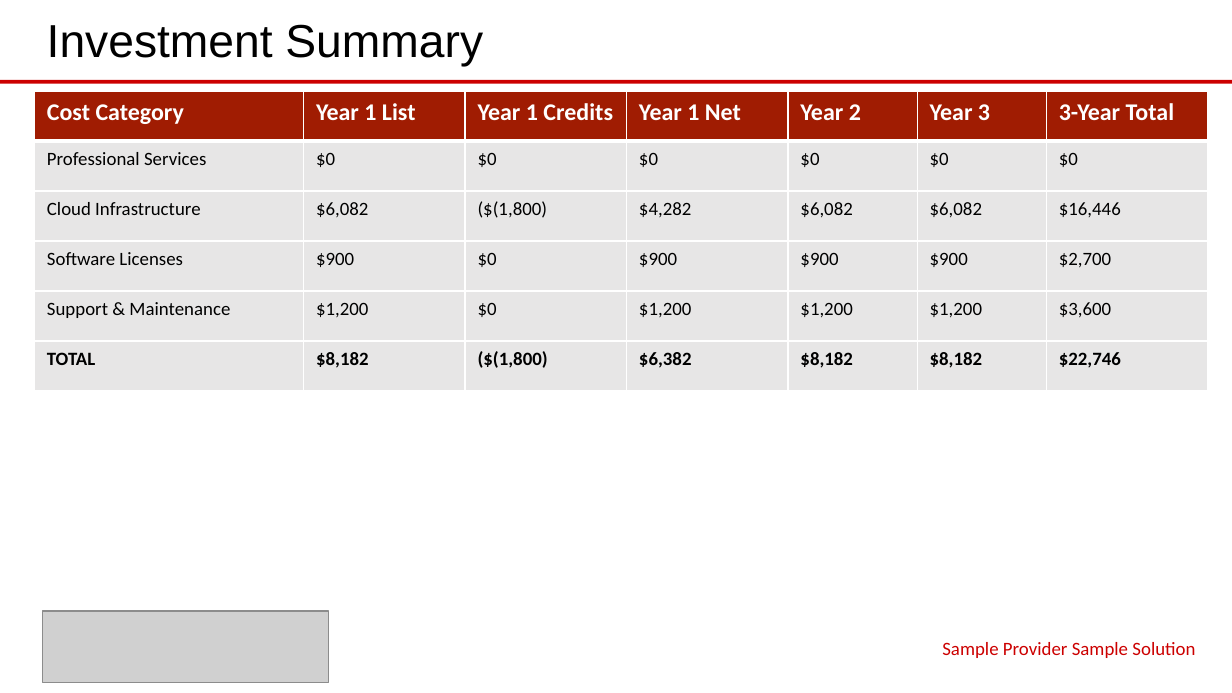
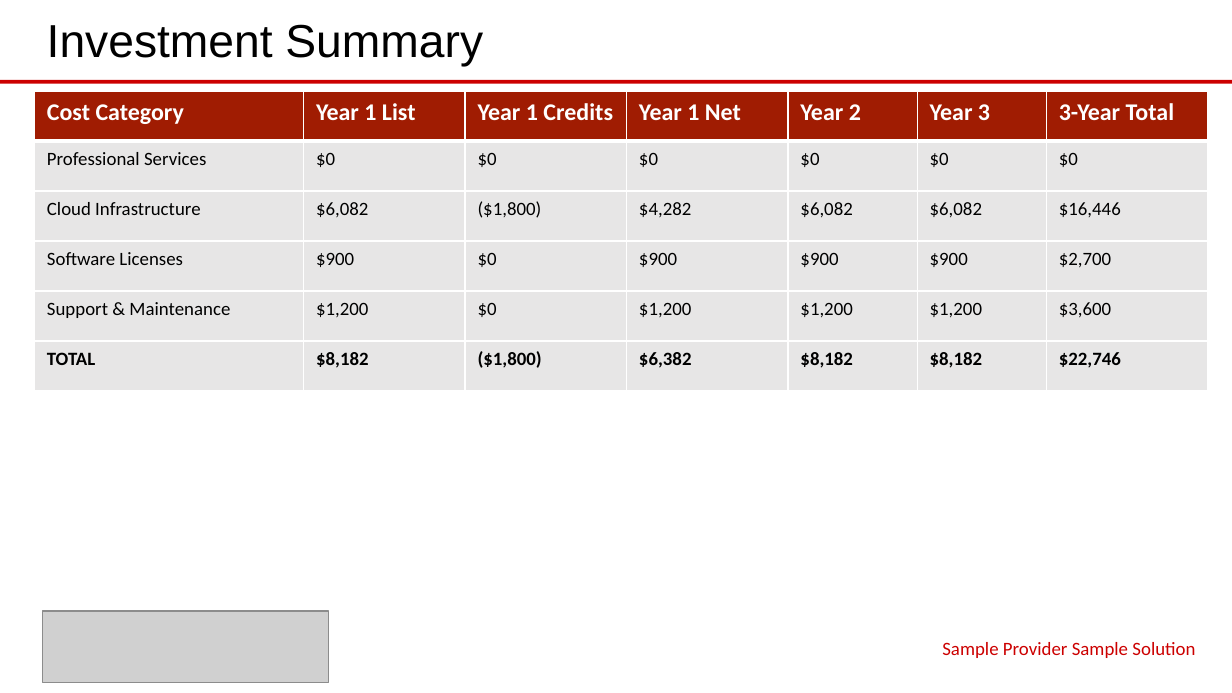
Before and after one commit to eoframework/solutions, a slide deck: slide 9 of solution-template/sample-provider/sample-category/sample-solution/presales/solution-briefing.pptx. Drawn at 1232x693 pixels with LibreOffice and Linux fonts; fonts in the diff are those of the drawing; grey boxes stand for pictures. Boxes give left, top, right and bottom in pixels: in the first picture for what was removed or moved away, otherwise in the second. Text is boxed around its words. In the diff, an @@ line names an element or a change of style, - is before the commit and + after.

```diff
--- a/solution-template/sample-provider/sample-category/sample-solution/presales/solution-briefing.pptx
+++ b/solution-template/sample-provider/sample-category/sample-solution/presales/solution-briefing.pptx
@@ table at [34, 91, 1207, 391] @@
-row 3, column 3: ($(1,800)
+row 3, column 3: ($1,800)
-row 6, column 3: ($(1,800)
+row 6, column 3: ($1,800)
```
Also in this commit, not shown: 13 other files.
